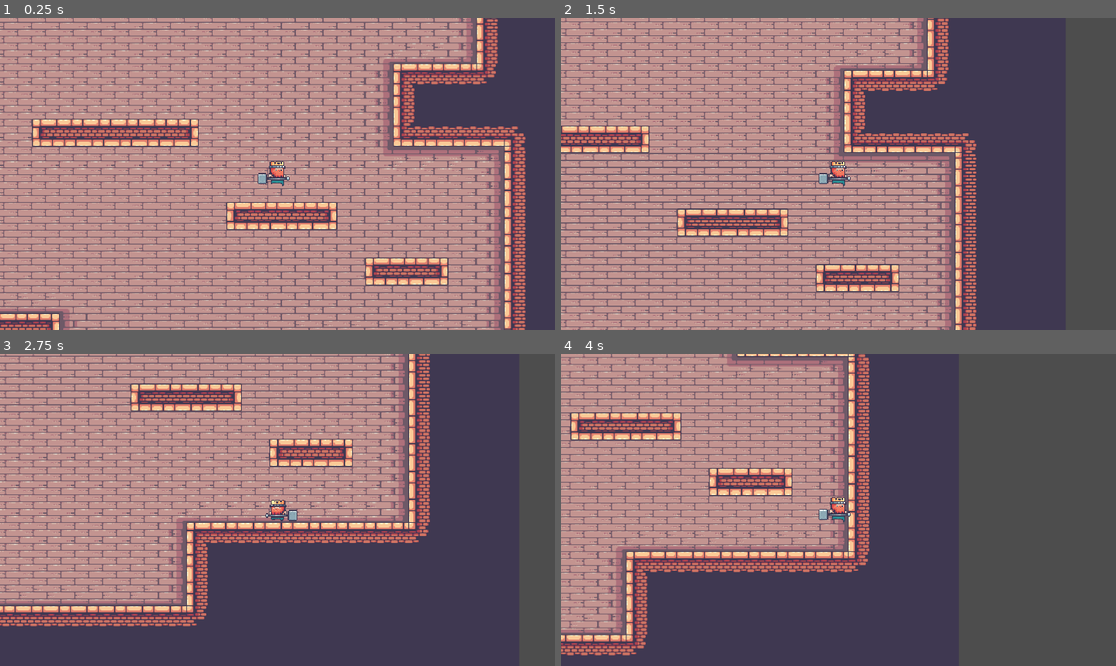
Above: before the commit, frames 1-4 (two rows, left to right).
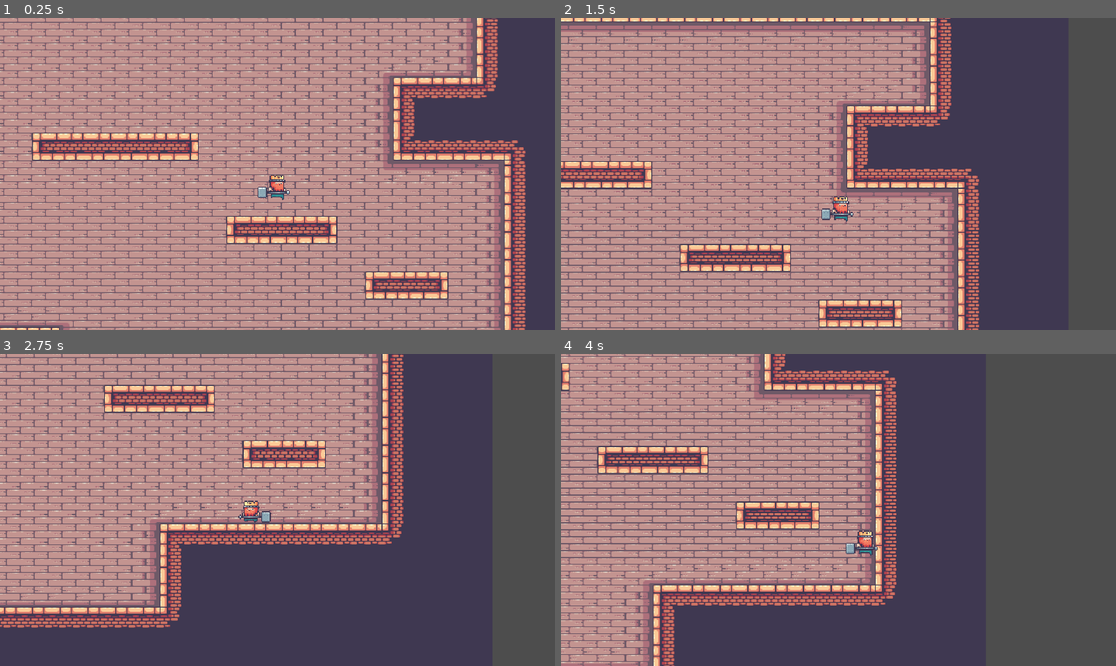
Above: after the commit, the same moments.

Repository: Xkonti/PlatformerToolkitGodot
Game: Godot game, scene res://scenes/main.tscn
Same seed, same stepped clock (60 frames per second), same inputs: the game is played once before the commit and once after it.
Inputs:
- Up to frame 1 (0.25 s): no input
- Up to frame 2 (1.5 s): tap Enter (ui_accept) at 0.5, 0.77 s; hold Right (ui_right) from 0.53 s (still down)
- Up to frame 3 (2.75 s): tap Enter (ui_accept) at 1.52 s; release Right (ui_right) at 2.03 s; hold Left (ui_left) from 2.03 s (still down)
- Up to frame 4 (4 s): release Left (ui_left) at 2.78 s; hold Right (ui_right) from 2.78 s (still down); tap Enter (ui_accept) at 3.02, 3.77 s

The runs differ from the first frame. In frame 1, 20% of the frame differs, in the area x 0-95%, y 0-100%; in frame 2, 43%, in the area x 0-76%, y 0-100%; in frame 3, 31%; in frame 4, 36%.

Commit message:
Add camera smoothing

Diff:
--- a/scenes/player.tscn
+++ b/scenes/player.tscn
@@ -198,3 +198,5 @@
 [node name="Camera2D" type="Camera2D" parent="."]
 position = Vector2(0, -14)
 zoom = Vector2(3, 3)
+position_smoothing_enabled = true
+position_smoothing_speed = 7.0
